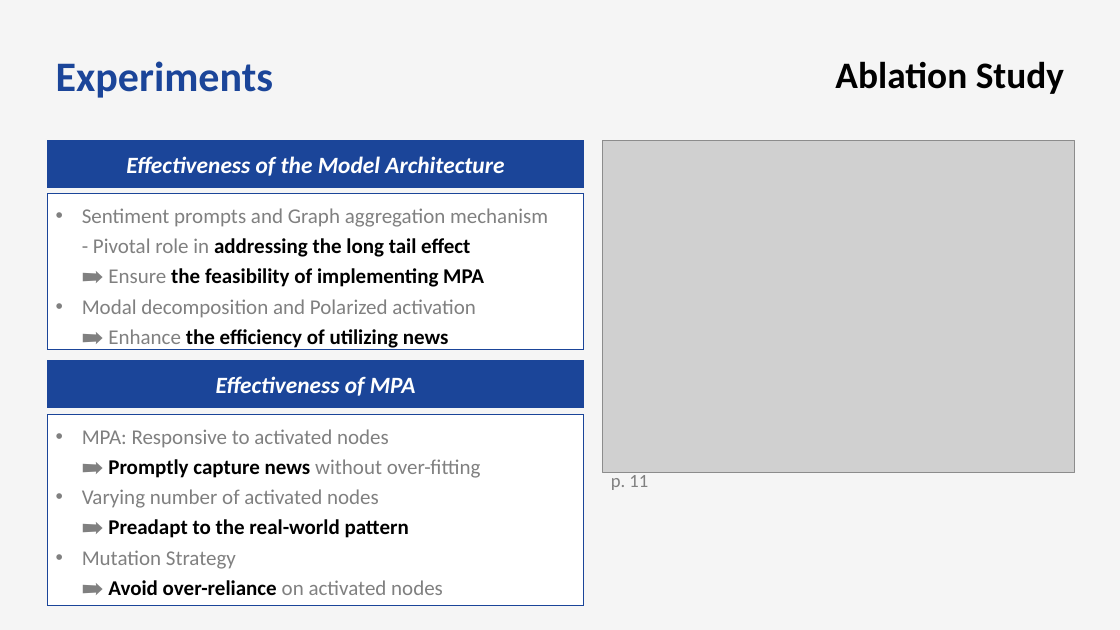
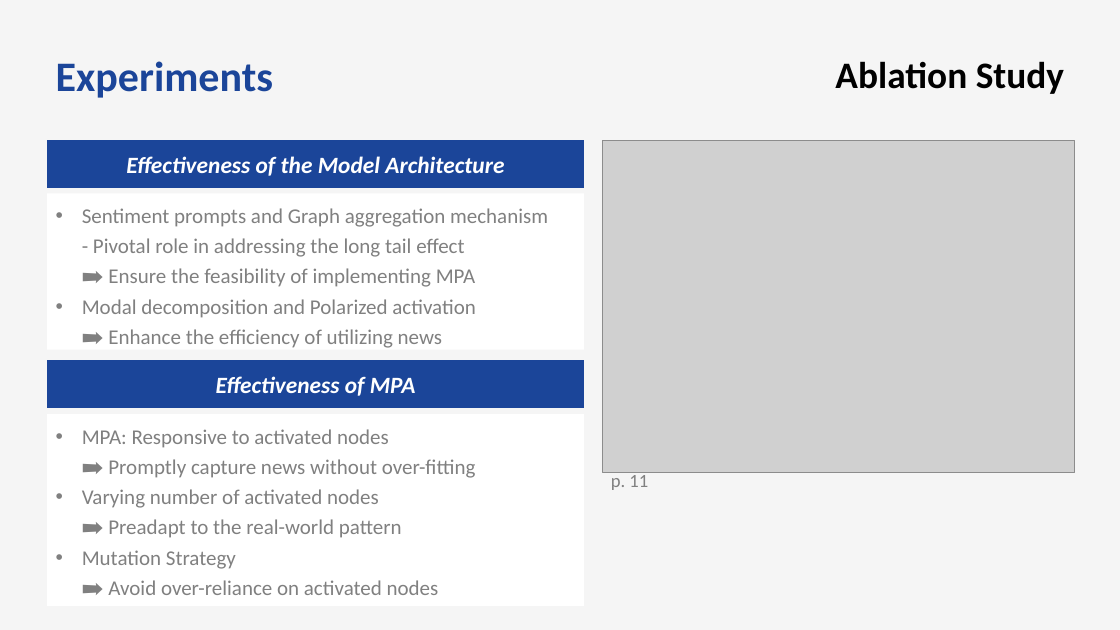
Before and after one commit to bts1991/study, a slide deck: slide 30 of 논문 Review/Others/paper_review.pptx. Drawn at 1120x630 pixels with LibreOffice and Linux fonts; fonts in the diff are those of the drawing; grey boxes stand for pictures. Boxes give left, top, right and bottom in pixels: in the first picture for what was removed or moved away, otherwise in the second. Text is boxed around its words. In the diff, an @@ line names an element or a change of style, - is before the commit and + after.

```diff
--- a/논문 Review/Others/paper_review.pptx
+++ b/논문 Review/Others/paper_review.pptx
@@ rectangle "Sentiment prompts and Graph aggregation ..." at bbox=[47, 193, 584, 350]: text colour #000000 to #808080, bold off in "addressing the long tail effect the feasibility ...", "the efficiency of utilizing news"; outline #1B4599 0.75 pt to none @@
@@ rectangle "MPA: Responsive to activated nodes ..." at bbox=[47, 414, 584, 606]: text colour #000000 to #808080, bold off in "Promptly capture news", "Preadapt to the real-world pattern", "Avoid over-reliance"; outline #1B4599 0.75 pt to none @@
```
Also in this commit, not shown: 13 other slides changed, 1 other file.
